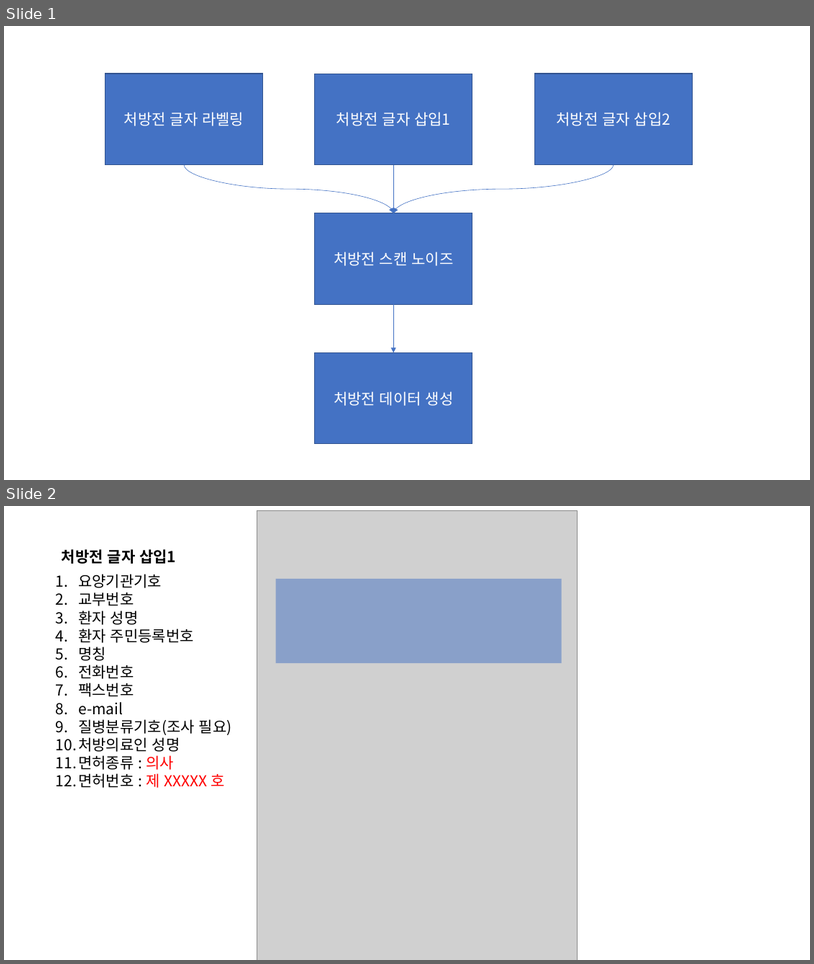
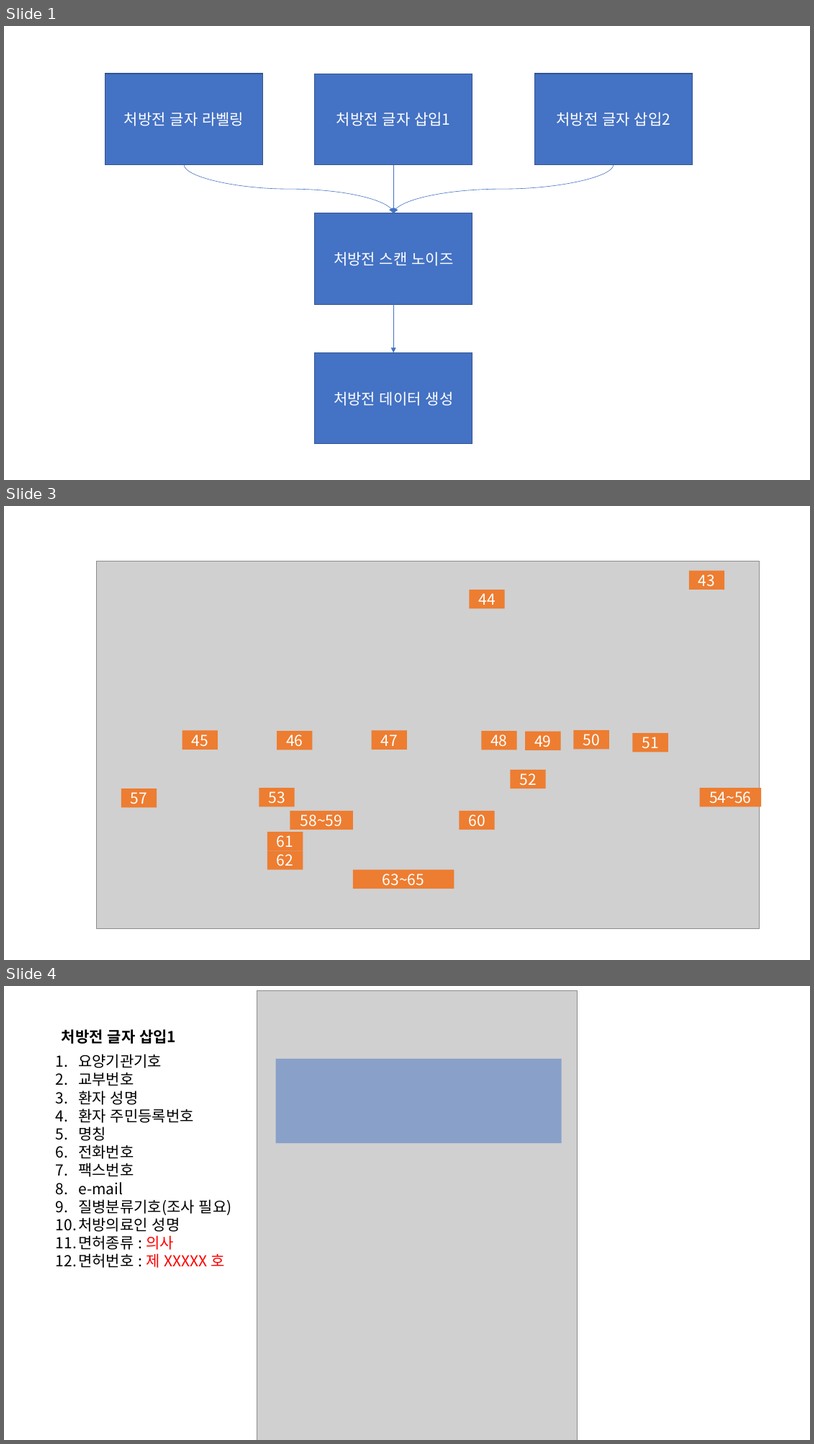
Before and after one commit to GoX2Maker/YearDeam_MAKE, a slide deck: 1.data/2.documents/OCR 처방전 전체흐름.pptx. Shown one above the other, each under a label of ours: slides 1 and 2 before the commit, slides 1, 3 and 4 after it; the slides between them are not shown. The pictures are 814x964 and 814x1444 pixels, drawn with LibreOffice and Linux fonts; fonts in the diff are those of the drawing; grey boxes stand for pictures. Boxes give left, top, right and bottom in pixels: in the first picture for what was removed or moved away, otherwise in the second. Text is boxed around its words. In the diff, an @@ line names an element or a change of style, - is before the commit and + after.

```diff
--- a/1.data/2.documents/OCR 처방전 전체흐름.pptx
+++ b/1.data/2.documents/OCR 처방전 전체흐름.pptx
@@ slide 3 added at (x1=4, y1=506, x2=810, y2=960), background #FFFFFF @@
@@ group added at (x1=97, y1=561, x2=762, y2=928): 18 rectangles, 1 picture @@
+43
+44
+45
+46
+47
+48
+49
+50
+51
+52
+57
+53
+54~56
+58~59
+60
+61
+62
+63~65
@@ what was slide 2 is now slide 4 @@
```
Also in this commit, not shown: 1 other slide added, 5 other files.
